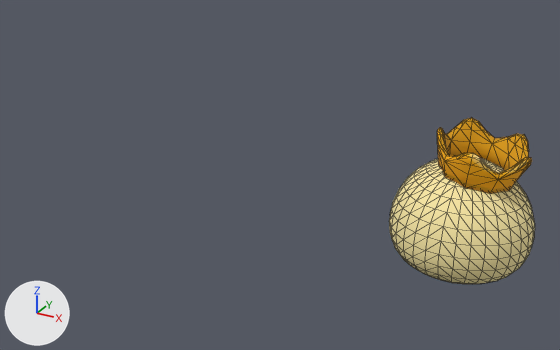
The glTF model public/Slime_01_MeltalHelmet.glb as it was, and as the next commit left it.
Before and after are seen from a 50 mm camera at (0.76, -2.92, 1.7) aimed at (-0.87, 0.04, 0.22). Arrows for +X, +Y and +Z are at lower left; the lights stay in place. Mesh edges are drawn as thin lines. Where no turn or scale is listed for an object, it has been applied to the vertices. Vertices at the same position are counted once.

Objects in the first picture: 'Crown', 'Slime_01'.
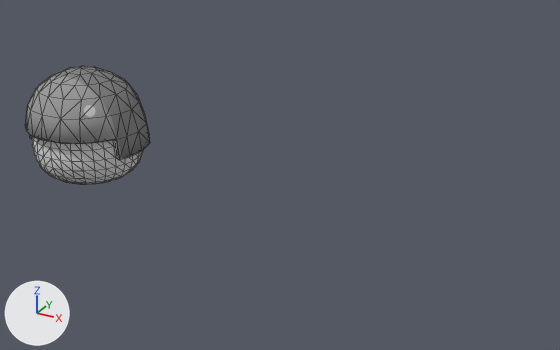
Location of each change, [x1, y1, x2, y2] in pixels of the pictures (560 x 350 px):
'Slime_01', recoloured, moved, turned: before [389, 159, 535, 284]; after [32, 137, 143, 184]
'MetalHelmet', added: after [26, 66, 150, 160]
'Crown', deleted (orange): before [437, 117, 532, 194]

Patch to the scene script:
```diff
--- a/public/Slime_01_MeltalHelmet.glb.py
+++ b/public/Slime_01_MeltalHelmet.glb.py
@@ mat_slime1_white @@
+mat_slime1_white = principled_material('Slime1_White')
+mat_slime1_white.base_color = (0.708, 0.708, 0.708)  # light grey #dbdbdb
+mat_slime1_white.roughness = 1.0
@@ me_slime_01 @@
 me_slime_01.from_pydata(...)  # 527 vertices, 1024 faces; spans x -0.3..0.3, y -0.283..0.281, z 0.0..0.49
 # used by ob_slime_01; location = (0.02, 0.0, 0.0); rotation_euler = (-0.00089, -0.0102, 3.14), in degrees (-0.1, -0.6, 180)
+# me_slime_01 part 1: all 960 faces that had it switch from mat_slime1_king (beige #ffeeaa) to mat_slime1_white (light grey #dbdbdb)
 me_slime_01.materials.append(mat_face)
@@ me_metalhelmet @@
+me_metalhelmet.from_pydata(...)  # 112 vertices, 199 faces; spans x -0.338..0.338, y -0.309..0.317, z -0.111..0.3
+me_metalhelmet.materials.append(mat_hat)  # picture img_protectivehat_jpg
@@ ob_crown @@
-ob_crown = bpy.data.objects.new('Crown', me_crown)
-ob_crown.location = (0.066, 0.0, 0.439)
@@ ob_slime_01 @@
 ob_slime_01 = bpy.data.objects.new('Slime_01', me_slime_01)
-ob_slime_01.location = (0.02, 0.0, 0.0)
-ob_slime_01.rotation_euler = (-0.00089, -0.0102, 3.14)  # degrees (-0.1, -0.6, 180)
+ob_slime_01.location = (-2.018, 0.0, 0.0)
+ob_slime_01.rotation_euler = (0.0, 0.0, 3.142)  # degrees (0, 0, 180)
@@ ob_metalhelmet @@
+ob_metalhelmet = bpy.data.objects.new('MetalHelmet', me_metalhelmet)
+ob_metalhelmet.location = (-2.018, 0.0, 0.298)
```
